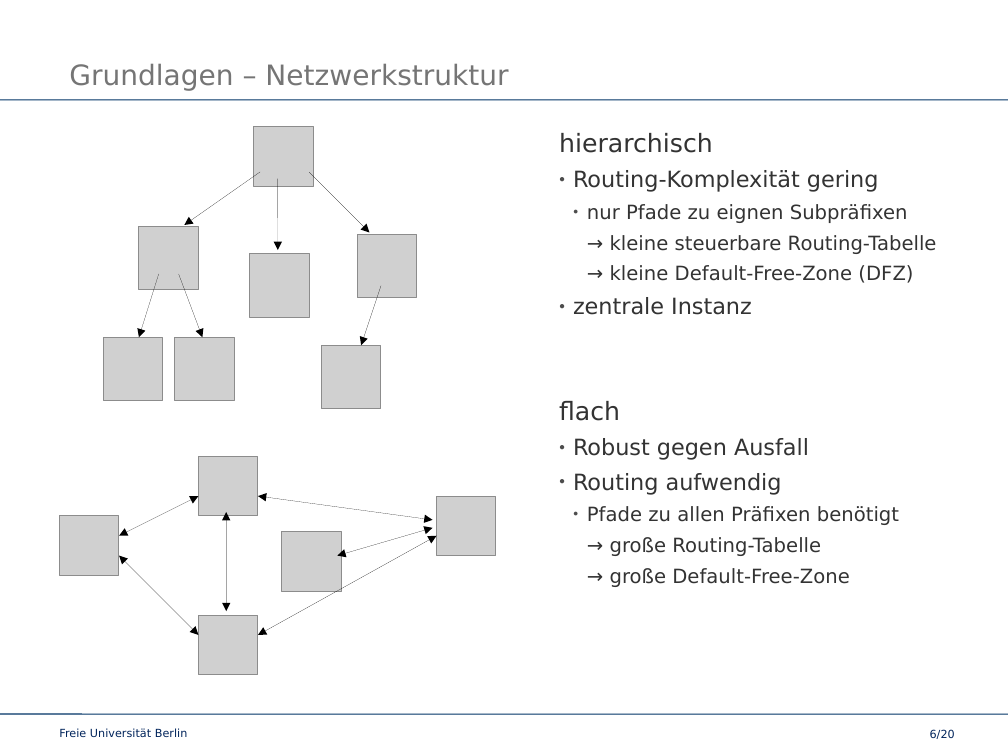
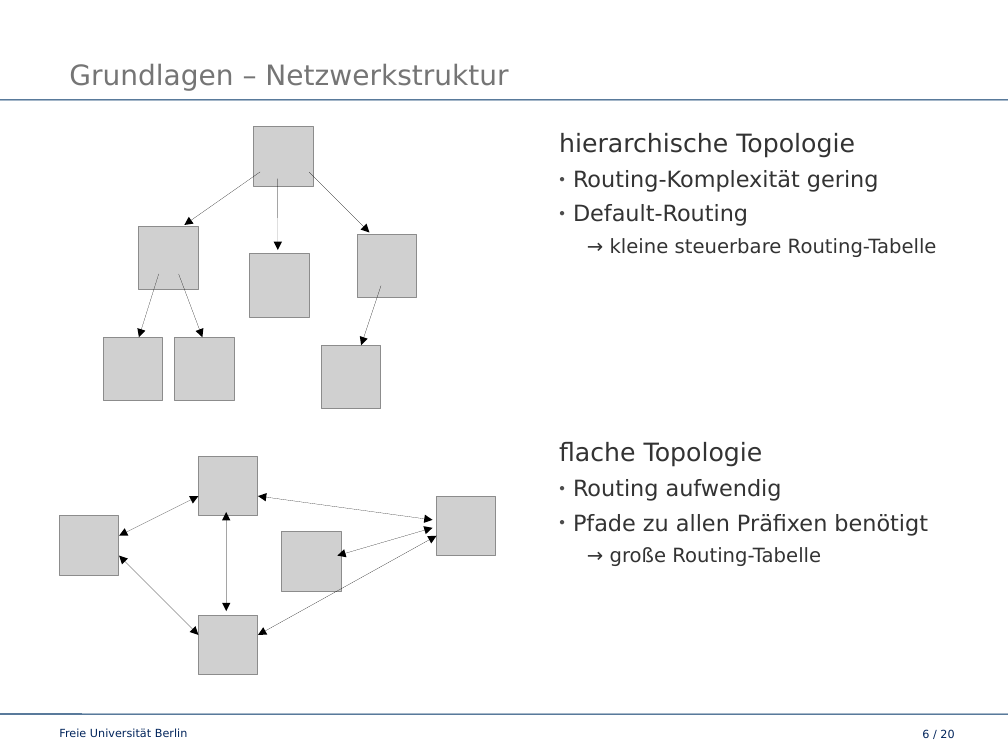
Before and after one commit to slomo/whyTheInternetSucks, a slide deck: slide 6 of talk/presentation.odp. Drawn at 1008x756 pixels with LibreOffice and Linux fonts; fonts in the diff are those of the drawing; grey boxes stand for pictures; background and template pictures are left out. Boxes give left, top, right and bottom in pixels: in the first picture for what was removed or moved away, otherwise in the second. Text is boxed around its words. In the diff, an @@ line names an element or a change of style, - is before the commit and + after.

```diff
--- a/talk/presentation.odp
+++ b/talk/presentation.odp
@@ text at box(559, 133, 855, 158): text changed @@
-hierarchisch
+hierarchische Topologie
@@ text at box(573, 204, 748, 226): text changed; size 14 to 16 pt @@
-    ● nur Pfade zu eignen Subpräfixen
+  ● Default-Routing
@@ text at box(559, 442, 763, 467): text changed; size 16 to 18 pt @@
-    → kleine Default-Free-Zone (DFZ)
-  ● zentrale Instanz
-flach
-  ● Robust gegen Ausfall
+flache Topologie
@@ text at box(573, 514, 928, 536): size 14 to 16 pt in "Pfade zu allen Präfixen benötigt"; list level 3 to 2 in "Pfade zu allen Präfixen benötigt" @@
@@ text at box(610, 568, 849, 587): paragraph removed @@
-    → große Default-Free-Zone
@@ page number at box(922, 729, 954, 738): spaces changed @@
-6/20
+6 / 20
```
Also in this commit, not shown: 12 other slides changed, 5 slides added, 3 slides removed.
